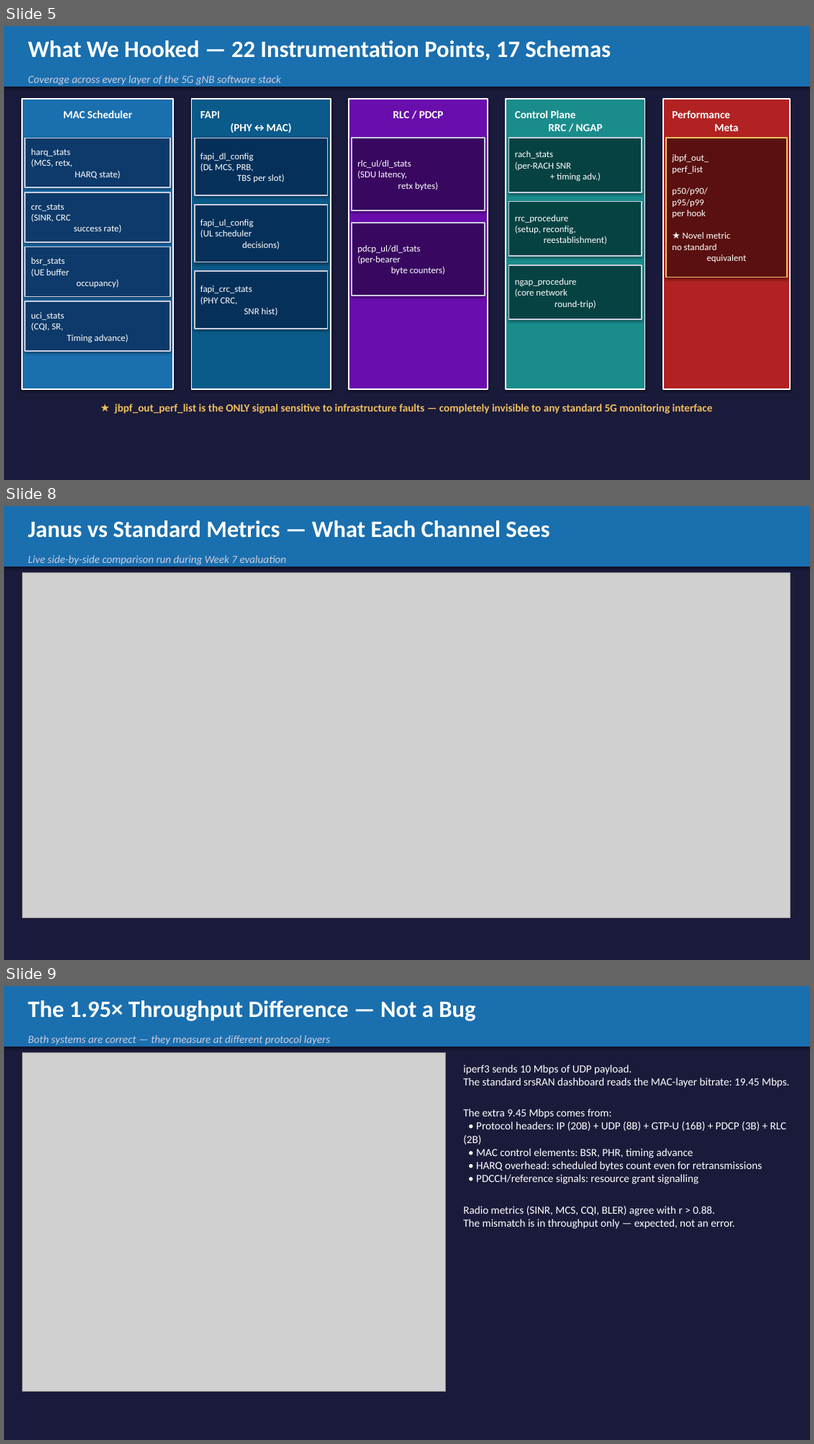
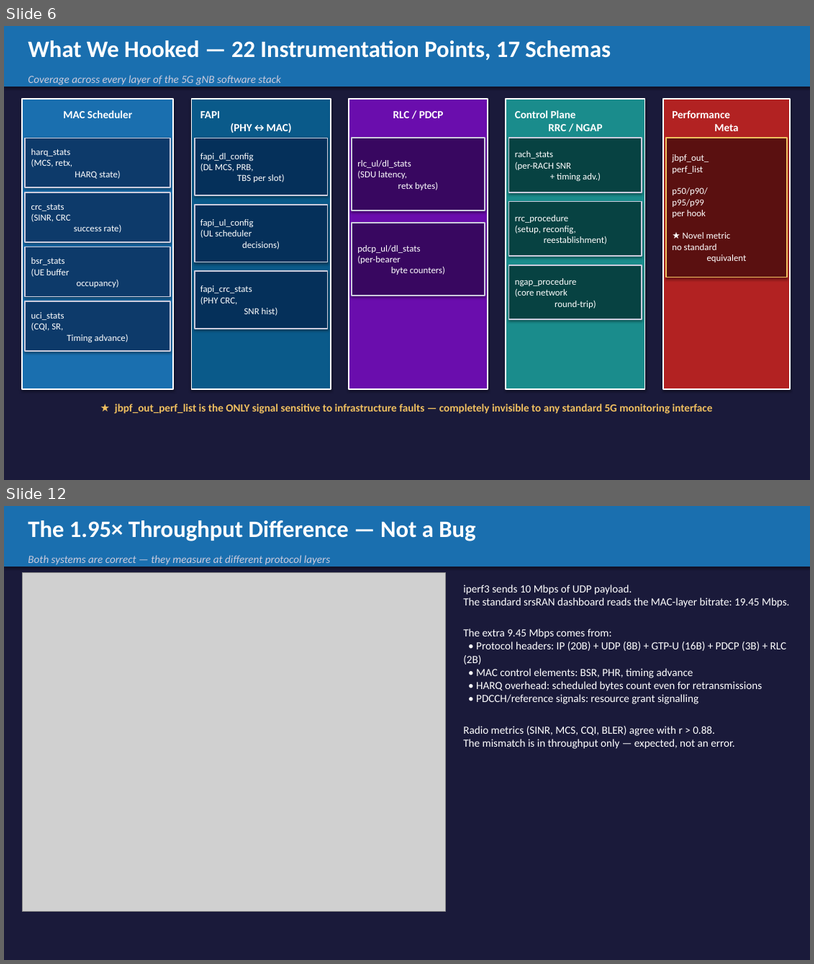
Before and after one commit to MaximBitiu1/srsran-telemetry-pipeline, a slide deck: docs/MIDTERM_PRESENTATION.pptx. Shown one above the other, each under a label of ours: slides 5, 8 and 9 before the commit, slides 6 and 12 after it; the slides between them are not shown. The pictures are 814x1444 and 814x964 pixels, drawn with LibreOffice and Linux fonts; fonts in the diff are those of the drawing; grey boxes stand for pictures. Boxes give left, top, right and bottom in pixels: in the first picture for what was removed or moved away, otherwise in the second. Text is boxed around its words. In the diff, an @@ line names an element or a change of style, - is before the commit and + after.

Commit message:
Add midterm presentation charts, figures, and slide decks
New figures:
- screenshot_grafana1/2.png — live Grafana dashboard screenshots
- screenshot_grc.png        — GNU Radio Companion broker screenshot
- final_system_arch.jpeg    — updated system architecture diagram

Updated figures:
- fig_jbpf_vs_standard.png  — jBPF vs standard metrics comparison
- fig_system_architecture.png
- fig_telemetry_flow.png

Slide decks:
- MidtermPresentation_final.pptx    — final 17-slide midterm deck
- dataset_labels_features_slide.pptx
- jbpf_vs_standard_slides.pptx
- MIDTERM_PRESENTATION.pptx / .html — auto-generated from scripts

Generation scripts:
- generate_diagrams.py
- generate_pptx.py
- generate_presentation.py
- generate_dataset_slide.py
- generate_jbpf_vs_standard_slides.py

```diff
--- a/docs/MIDTERM_PRESENTATION.pptx
+++ b/docs/MIDTERM_PRESENTATION.pptx
@@ slide 8 removed at (4, 506, 810, 960), background #1A1A3A @@
@@ rectangle removed at (4, 506, 810, 566) @@
@@ text removed at (28, 520, 550, 538) @@
-Janus vs Standard Metrics — What Each Channel Sees
@@ text removed at (28, 555, 287, 565) @@
-Live side-by-side comparison run during Week 7 evaluation
@@ picture removed at (22, 572, 790, 917) @@
@@ what was slide 5 is now slide 6 @@
@@ what was slide 9 is now slide 12 @@
```
Also in this commit, not shown: 2 slides changed, 7 slides added, 3 other slides removed, 16 other files.
